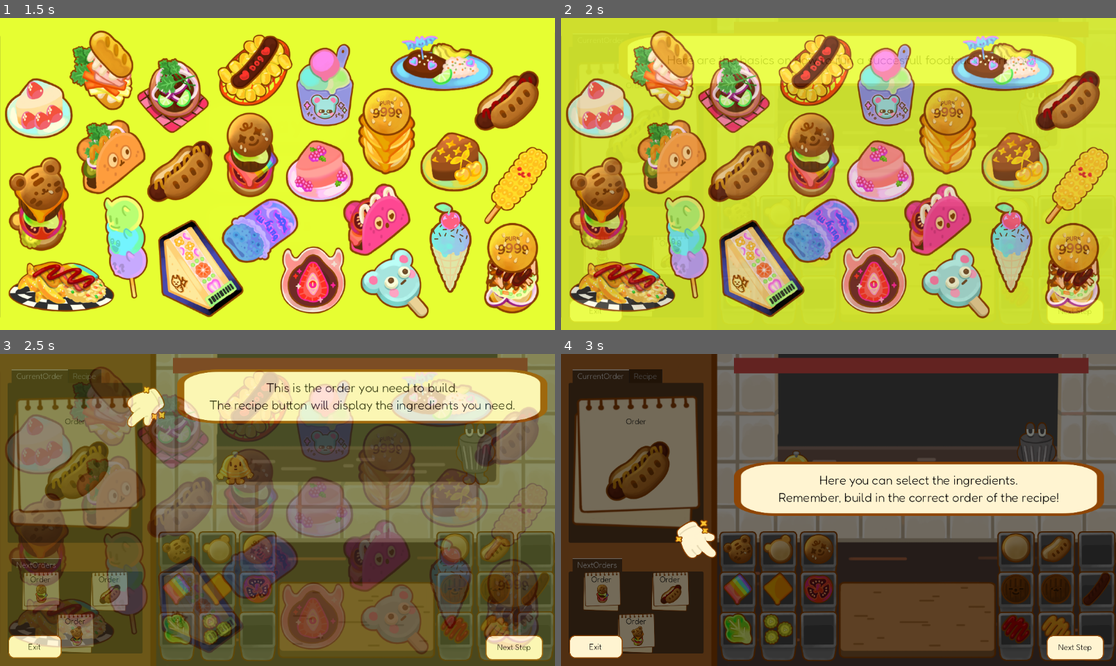
Above: before the commit, frames 1-4 (two rows, left to right).
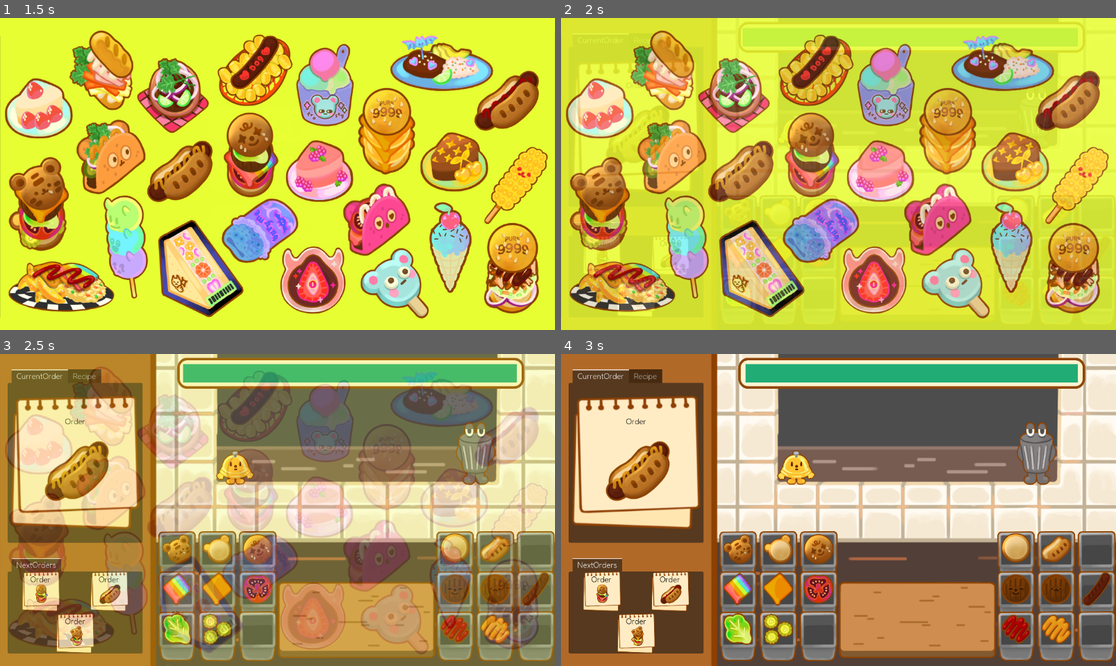
Above: after the commit, the same moments.

Repository: Gus700/FoodTruckBattles
Game: Godot game, scene res://scenes/SceneSwitcher.tscn
Same seed, same stepped clock (60 frames per second), same inputs: the game is played once before the commit and once after it.
Inputs (mouse positions are in pixels of both pictures, inside the frame that each line leads up to):
- Up to frame 1 (1.5 s): click (277, 124) at 0.5 s; click (277, 124) at 1.25 s
- Up to frame 2 (2 s): no input
- Up to frame 3 (2.5 s): click (516, 647) at 2 s, where only the run before the commit has a clickable "Next Step"
- Up to frame 4 (3 s): click (1077, 647) at 2.75 s, where only the run before the commit has a clickable "Next Step"

Frame 1 is identical in both runs. In frame 2, 11% of the frame differs, in the area x 0-100%, y 1-98%; in frame 3, 98%, in the area x 0-100%, y 0-100%; in frame 4, 97%.

Commit message:
Timer visuals updated

Diff:
--- a/scenes/EnemyProgress.tscn
+++ b/scenes/EnemyProgress.tscn
@@ -1,6 +1,7 @@
-[gd_scene load_steps=2 format=3 uid="uid://djjiids4ekxok"]
+[gd_scene load_steps=3 format=3 uid="uid://djjiids4ekxok"]
 
 [ext_resource type="Script" path="res://scripts/enemyProgress.gd" id="1_0fi1p"]
+[ext_resource type="Texture2D" uid="uid://dcmqycrnh0423" path="res://assets/UI/timer_bar.png" id="2_xbsjr"]
 
 [node name="EnemyProgress" type="Control"]
 layout_mode = 3
@@ -16,14 +17,27 @@
 one_shot = true
 autostart = true
 
-[node name="ProgressBar" type="ColorRect" parent="."]
+[node name="TextureRect" type="TextureRect" parent="."]
 layout_mode = 1
-anchors_preset = -1
+anchors_preset = 15
 anchor_right = 1.0
 anchor_bottom = 1.0
 grow_horizontal = 2
 grow_vertical = 2
+texture = ExtResource("2_xbsjr")
+expand_mode = 1
+
+[node name="ProgressBar" type="ColorRect" parent="TextureRect"]
+layout_mode = 1
+anchors_preset = -1
+anchor_left = 0.0208333
+anchor_top = 0.197531
+anchor_right = 0.979167
+anchor_bottom = 0.790123
+grow_horizontal = 2
+grow_vertical = 2
 pivot_offset = Vector2(888, 0)
-color = Color(0.862745, 0.305882, 0.286275, 1)
+color = Color(0.129412, 0.67451, 0.458824, 1)
+metadata/_edit_use_anchors_ = true
 
 [connection signal="timeout" from="Timer" to="." method="_on_timer_timeout"]
--- a/scenes/Level.tscn
+++ b/scenes/Level.tscn
@@ -297,10 +297,11 @@
 [node name="EnemyProgress" parent="." instance=ExtResource("11_rr48n")]
 layout_mode = 1
 anchors_preset = -1
-anchor_left = 0.312
-anchor_top = 0.012
-anchor_right = 0.951
-anchor_bottom = 0.062
+anchor_left = 0.319444
+anchor_top = 0.0123457
+anchor_right = 0.944444
+anchor_bottom = 0.111111
+metadata/_edit_use_anchors_ = true
 
 [node name="GameOverOverlay" type="Label" parent="."]
 visible = false
@@ -327,6 +328,7 @@
 anchor_bottom = 0.988
 
 [node name="TutorialOverlay" type="Control" parent="."]
+visible = false
 layout_mode = 1
 anchors_preset = 15
 anchor_right = 1.0
--- a/scripts/EnemyProgress.gd
+++ b/scripts/EnemyProgress.gd
@@ -1,7 +1,7 @@
 extends Control
 
 @onready var timer :Node = $Timer
-@onready var progressBar :Node = $ProgressBar
+@onready var progressBar :Node = $TextureRect/ProgressBar
 @onready var waitTimeUnit:float = 1/timer.wait_time
 signal game_over()
 
